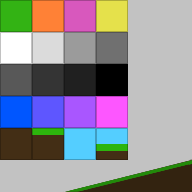
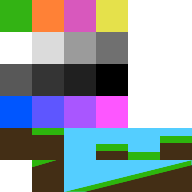
The second 192×192 image is a revision of the first. Changes to its layers:
hid "Layer", painted on it over [0, 0, 192, 192]
added layer "Layer #2" above "Layer #1" over [84, 165, 192, 192]
added layer "Layer #1" above "Layer #3" over [64, 160, 192, 192]
added layer "Layer #3" above "Pasted Layer #3" over [64, 160, 192, 192]
added layer "Pasted Layer #3" above "Pasted Layer #2" over [160, 136, 192, 160]
added layer "Pasted Layer #2" above "Pasted Layer #1" over [160, 128, 192, 160]
added layer "Pasted Layer #1" above "Pasted Layer" over [128, 128, 160, 160]
added layer "Pasted Layer #4" above "colors-large.png" over [32, 160, 64, 192]
